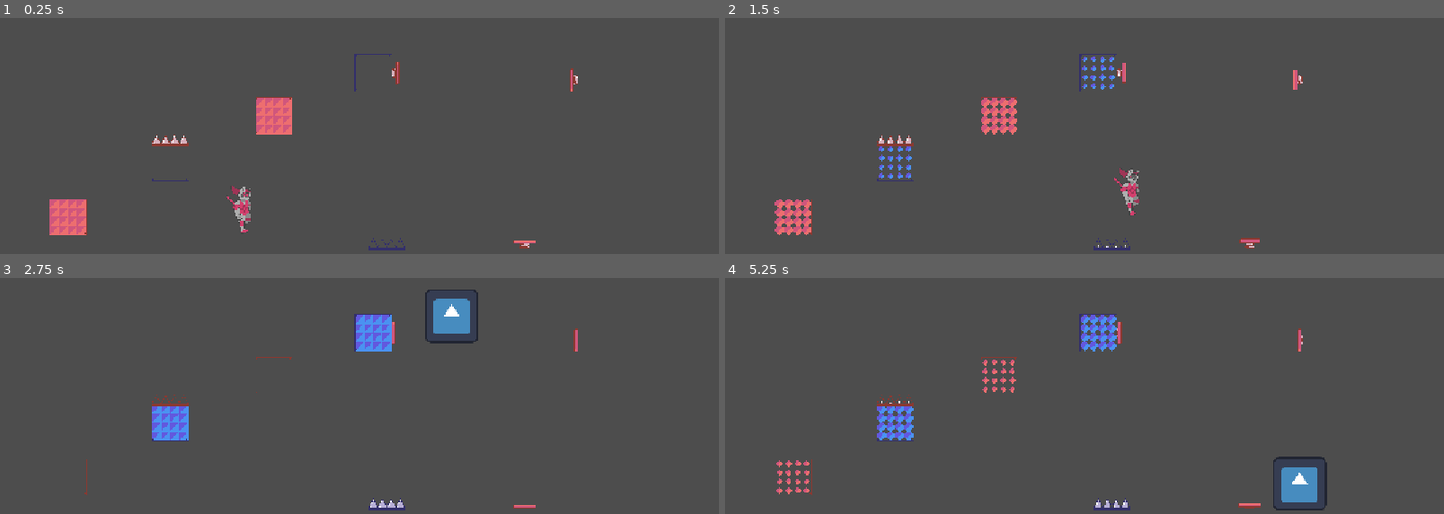
Above: before the commit, frames 1-4 (two rows, left to right).
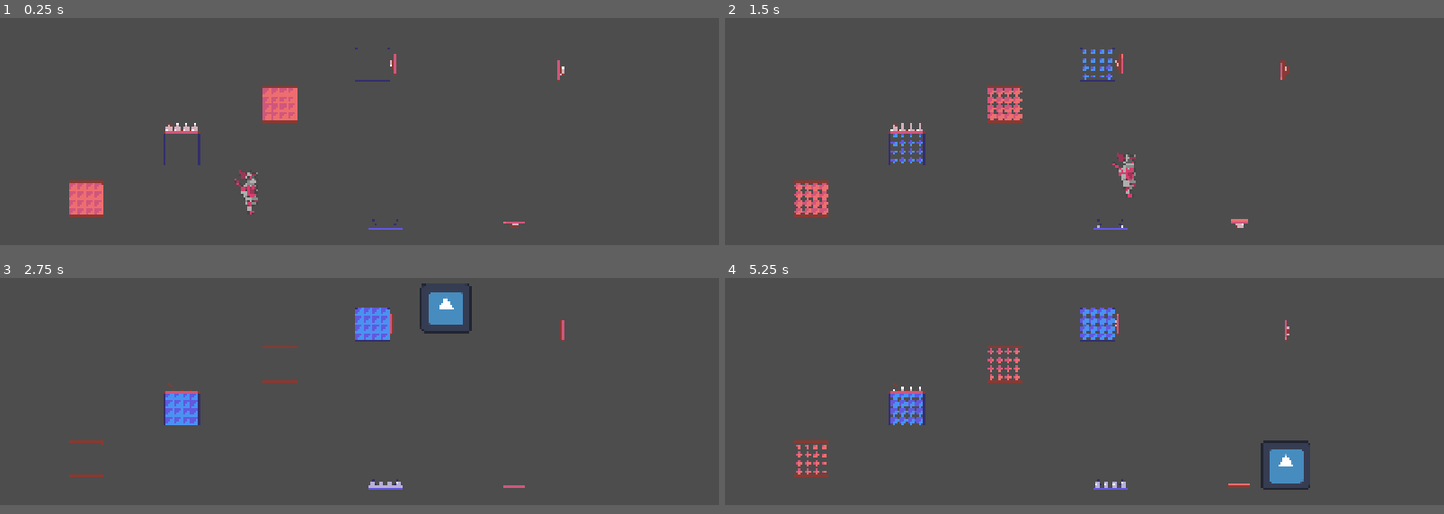
Above: after the commit, the same moments.

Repository: MatheoBrassart/The-Adventure-of-Beep-n-Boo-p
Game: Godot game, scene res://scenes/levels/level_test.tscn
The game is run twice, just before and just after one commit, with the same random seed, the same clock (stepped at 60 frames per second) and the same inputs. The engine's default icon, where the game draws it, is replaced by a stand-in: a white triangle on a blue panel in a dark square.
Inputs:
- Up to frame 1 (0.25 s): no input
- Up to frame 2 (1.5 s): hold D (move_right) from 0.53 s (still down); tap Shift (switch_character) at 0.6, 1.35 s; tap Space (jump) at 0.77 s
- Up to frame 3 (2.75 s): tap Space (jump) at 1.52 s; release D (move_right) at 2.03 s; hold A (move_left) from 2.03 s (still down); tap Shift (switch_character) at 2.1 s
- Up to frame 4 (5.25 s): release A (move_left) at 2.78 s; hold D (move_right) 2.78-4.28 s; tap Shift (switch_character) every 0.75 s from 2.85 to 5.1 s; tap Space (jump) at 3.02, 3.77, 4.52 s; hold A (move_left) 4.28-5.03 s; hold D (move_right) from 5.03 s (still down)
The window is 800x460 before the commit and 800x450 after it. Grey fills any space a smaller window leaves; there, only what the larger window draws over its background counts as a difference.

The runs differ from the first frame. In frame 1, 3.7% of the frame differs, in the area x 6-81%, y 12-99%; in frame 2, 3.8%; in frame 3, 3.5%; in frame 4, 4.5%, in the area x 7-84%, y 12-99%.

Commit message:
Better RessortChange physic

Diff:
--- a/the-adventure-of-beep-n'-boop/project.godot
+++ b/the-adventure-of-beep-n'-boop/project.godot
@@ -21,8 +21,8 @@
 
 [display]
 
-window/size/viewport_width=1200
-window/size/viewport_height=690
+window/size/viewport_width=1920
+window/size/viewport_height=1080
 window/size/mode=2
 window/stretch/mode="canvas_items"
 
--- a/the-adventure-of-beep-n'-boop/scenes/level design elements/ressort_change.tscn
+++ b/the-adventure-of-beep-n'-boop/scenes/level design elements/ressort_change.tscn
@@ -232,7 +232,7 @@
 
 [node name="AnimatedSprite2DRessortChangeBeep" type="AnimatedSprite2D" parent="."]
 sprite_frames = SubResource("SpriteFrames_canlg")
-animation = &"used"
+animation = &"defaultActive"
 
 [node name="AnimatedSprite2DRessortChangeBoop" type="AnimatedSprite2D" parent="."]
 visible = false
--- a/the-adventure-of-beep-n'-boop/scenes/levels/level_test.tscn
+++ b/the-adventure-of-beep-n'-boop/scenes/levels/level_test.tscn
@@ -9,6 +9,11 @@
 distance = -285.0
 
 [node name="LevelTest" type="Node2D"]
+
+[node name="Camera2D" type="Camera2D" parent="."]
+position = Vector2(600, 350)
+rotation = -1.5707964
+zoom = Vector2(1.5, 1.5)
 
 [node name="Player" parent="." instance=ExtResource("1_jp5fc")]
 position = Vector2(409, 565)
--- a/the-adventure-of-beep-n'-boop/scripts/player.gd
+++ b/the-adventure-of-beep-n'-boop/scripts/player.gd
@@ -2,10 +2,8 @@
 
 class_name Player
 
-const MAX_SPEED = 300.0
-var CURRENT_SPEED = 0
+var MAX_SPEED = 300.0
 var ACCELERATION = 50
-var DECCELERATION = 60
 var DECCELERATION_DIRECTION = 0
 
 var direction = Input.get_axis("move_left", "move_right")
@@ -19,6 +17,9 @@
 #@onready var animated_sprite: AnimatedSprite2D = $AnimatedSprite2D
 @onready var animatedSpriteBeep: AnimatedSprite2D = $SpriteBeep
 @onready var spriteBoop: Sprite2D = $SpriteBoop
+
+# Variable that actiavtes when the player hits by a ressort.
+var HIT_RESSORT = false
 
 
 func _ready() -> void:
@@ -37,9 +38,11 @@
 	# Add the gravity and reduced decceleration when in the air
 	if not is_on_floor():
 		velocity += get_gravity() * GRAVITY_MULTIPLIER * delta
-		ACCELERATION = 20
+		if not HIT_RESSORT == true:
+			ACCELERATION = 20
 	else:
 		ACCELERATION = 50
+		HIT_RESSORT = false
 
 	# Handle jump
 	if Input.is_action_just_pressed("jump") and is_on_floor():
@@ -108,3 +111,9 @@
 func player_death():
 
 	queue_free()
+
+
+func hit_ressort():
+
+	HIT_RESSORT = true
+	ACCELERATION = 10
--- a/the-adventure-of-beep-n'-boop/scripts/ressort_change.gd
+++ b/the-adventure-of-beep-n'-boop/scripts/ressort_change.gd
@@ -67,6 +67,7 @@
 
 	if body.is_in_group("Player") == true:
 		rightSprite.play("used")
+		body.hit_ressort()
 		if ressortChange2D.rotation_degrees == 0:
 			body.velocity.y = RESSORT_VELOCITY * -1
 		elif ressortChange2D.rotation_degrees == 90:
